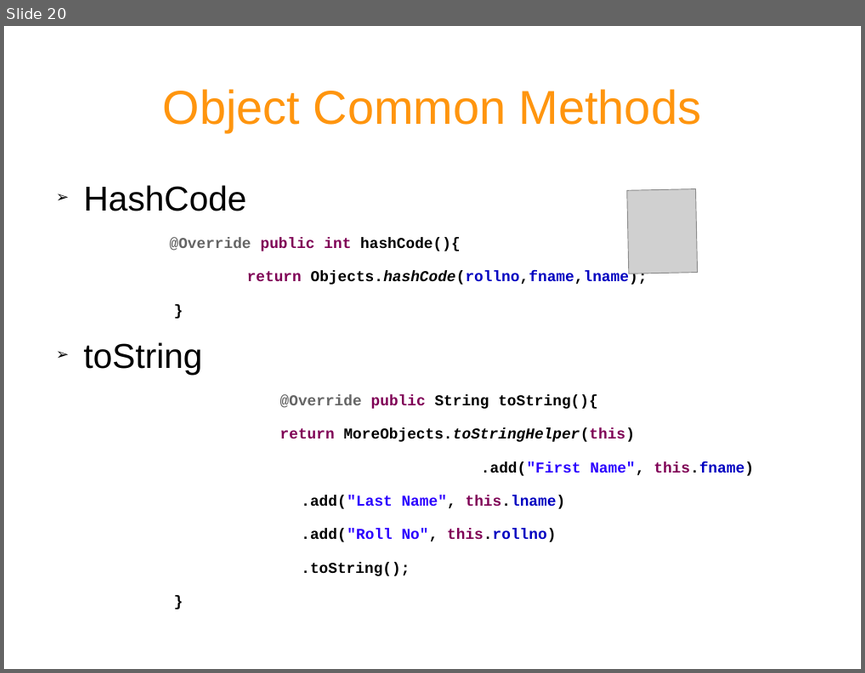
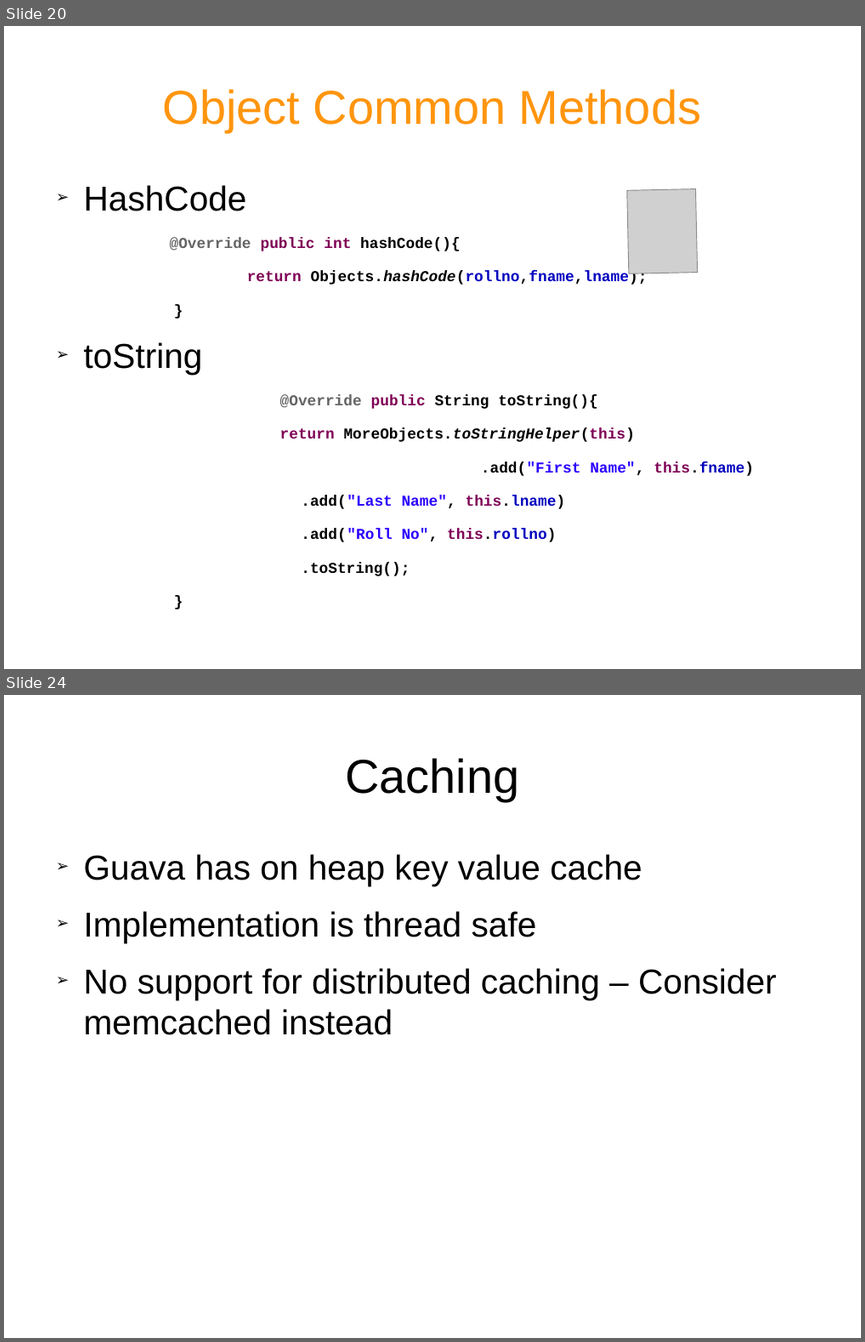
Before and after one commit to rohitvvv/published-papers, a slide deck: Gauva.odp. Shown one above the other, each under a label of ours: slide 20 before the commit, slides 20 and 24 after it; the slides between them are not shown. The pictures are 865x673 and 865x1342 pixels, drawn with LibreOffice and Linux fonts; fonts in the diff are those of the drawing; grey boxes stand for pictures. Boxes give left, top, right and bottom in pixels: in the first picture for what was removed or moved away, otherwise in the second. Text is boxed around its words. In the diff, an @@ line names an element or a change of style, - is before the commit and + after.

```diff
--- a/Gauva.odp
+++ b/Gauva.odp
@@ slide 24 added at [4,695,861,1338], background #FFFFFF @@
@@ title added at [345,758,519,801], 44 pt, text #000000 @@
+Caching
@@ text added at [84,854,777,1035], 32 pt, text #000000 @@
+➢ Guava has on heap key value cache
+➢ Implementation is thread safe
+➢ No support for distributed caching – Consider memcached instead
```
Also in this commit, not shown: 7 slides changed, 10 other slides added, 1 slide removed.
